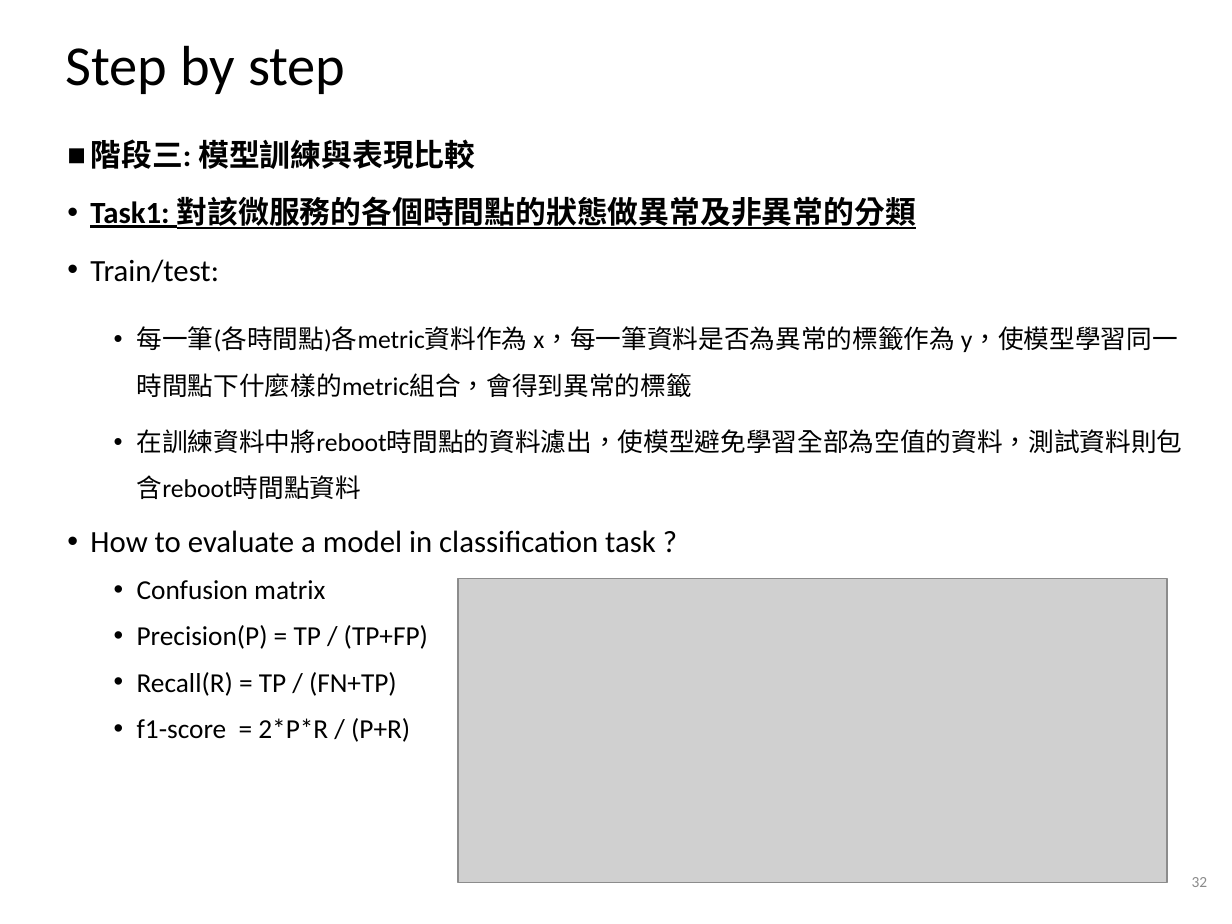
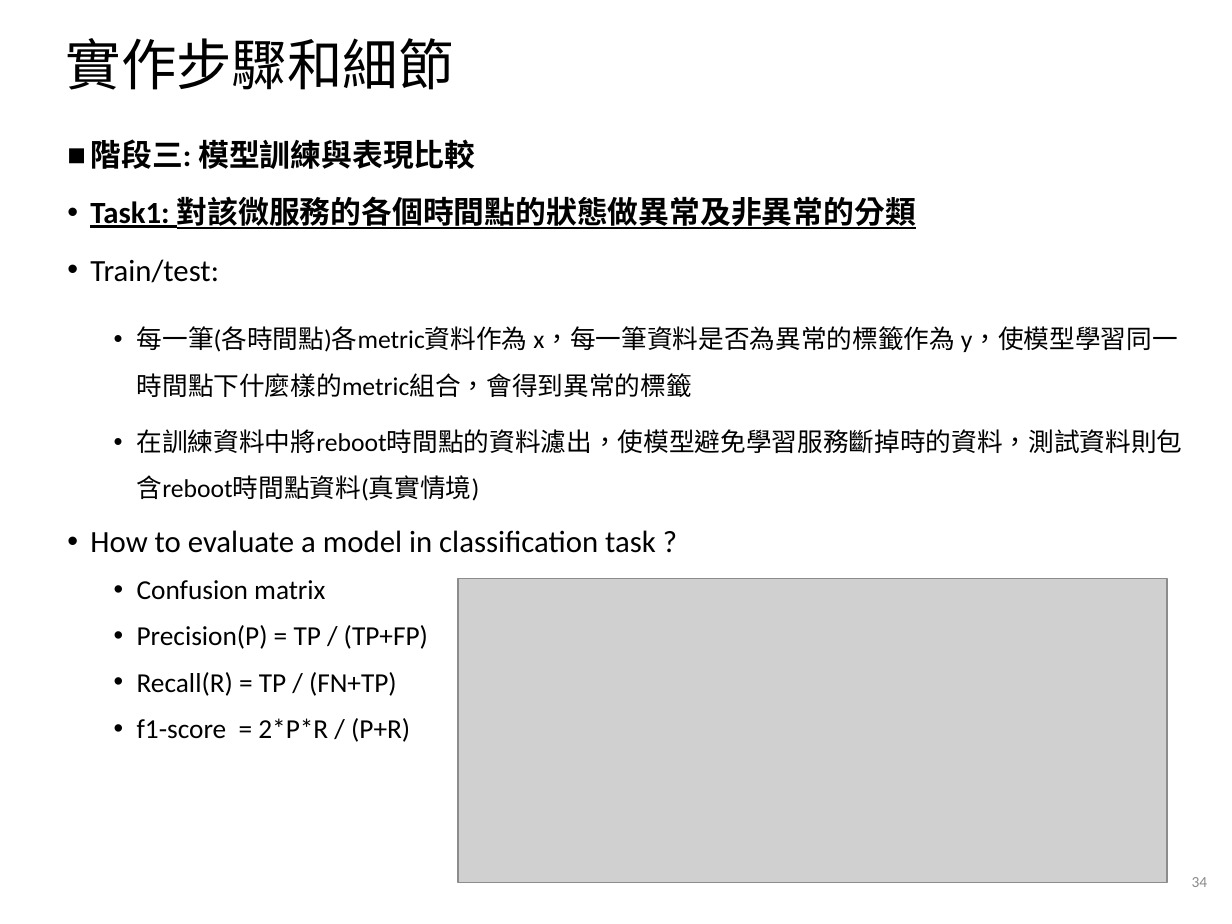
Before and after one commit to alvinyee860120/AIOps-anomaly-detection, a slide deck: slide 34 of AIOps結案報告.pptx (slide 32 before the commit). Drawn at 1232x924 pixels with LibreOffice and Linux fonts; fonts in the diff are those of the drawing; grey boxes stand for pictures; background and template pictures are left out. Boxes give left, top, right and bottom in pixels: in the first picture for what was removed or moved away, otherwise in the second. Text is boxed around its words. In the diff, an @@ line names an element or a change of style, - is before the commit and + after.

```diff
--- a/AIOps結案報告.pptx
+++ b/AIOps結案報告.pptx
@@ title at [66,38,454,90]: text changed; size 33 to 32.4 pt @@
-Step by step
+實作步驟和細節
@@ text at [137,429,1183,501]: text changed @@
-  • 在訓練資料中將reboot時間點的資料濾出，使模型避免學習全部為空值的資料，測試資料則包含reboot時間點資料
+  • 在訓練資料中將reboot時間點的資料濾出，使模型避免學習服務斷掉時的資料，測試資料則包含reboot時間點資料(真實情境)
@@ page number at [1192,877,1208,887]: text changed @@
-32
+34
```
Also in this commit, not shown: 25 other slides changed, 14 slides added, 12 slides removed.
